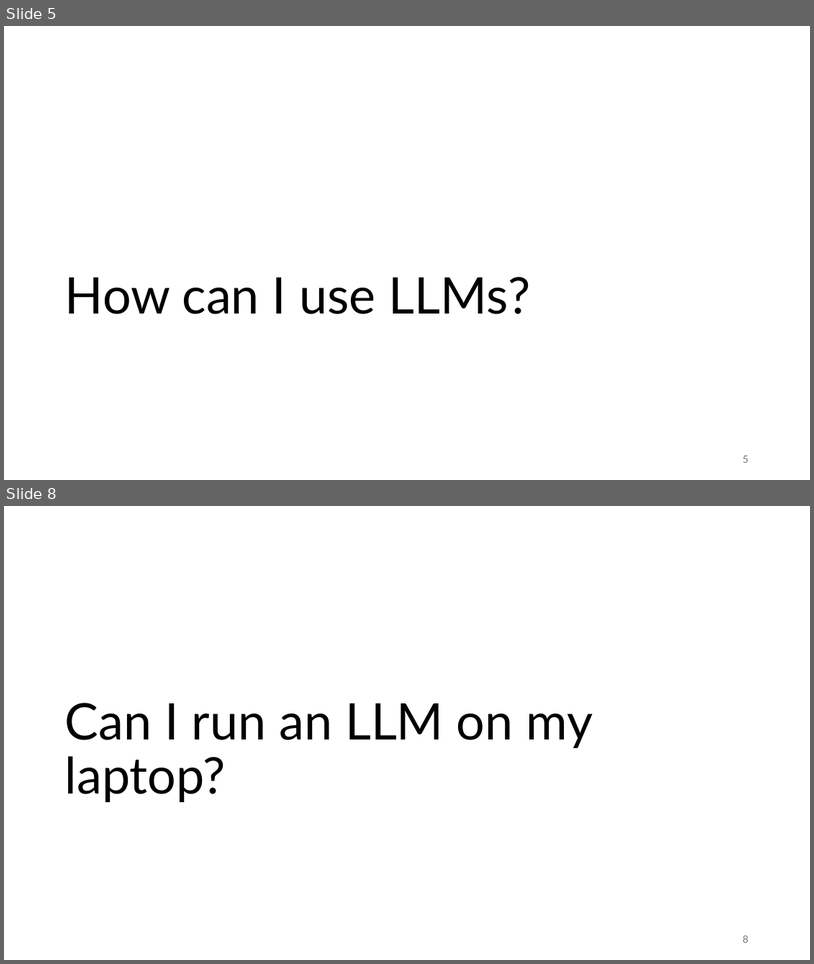
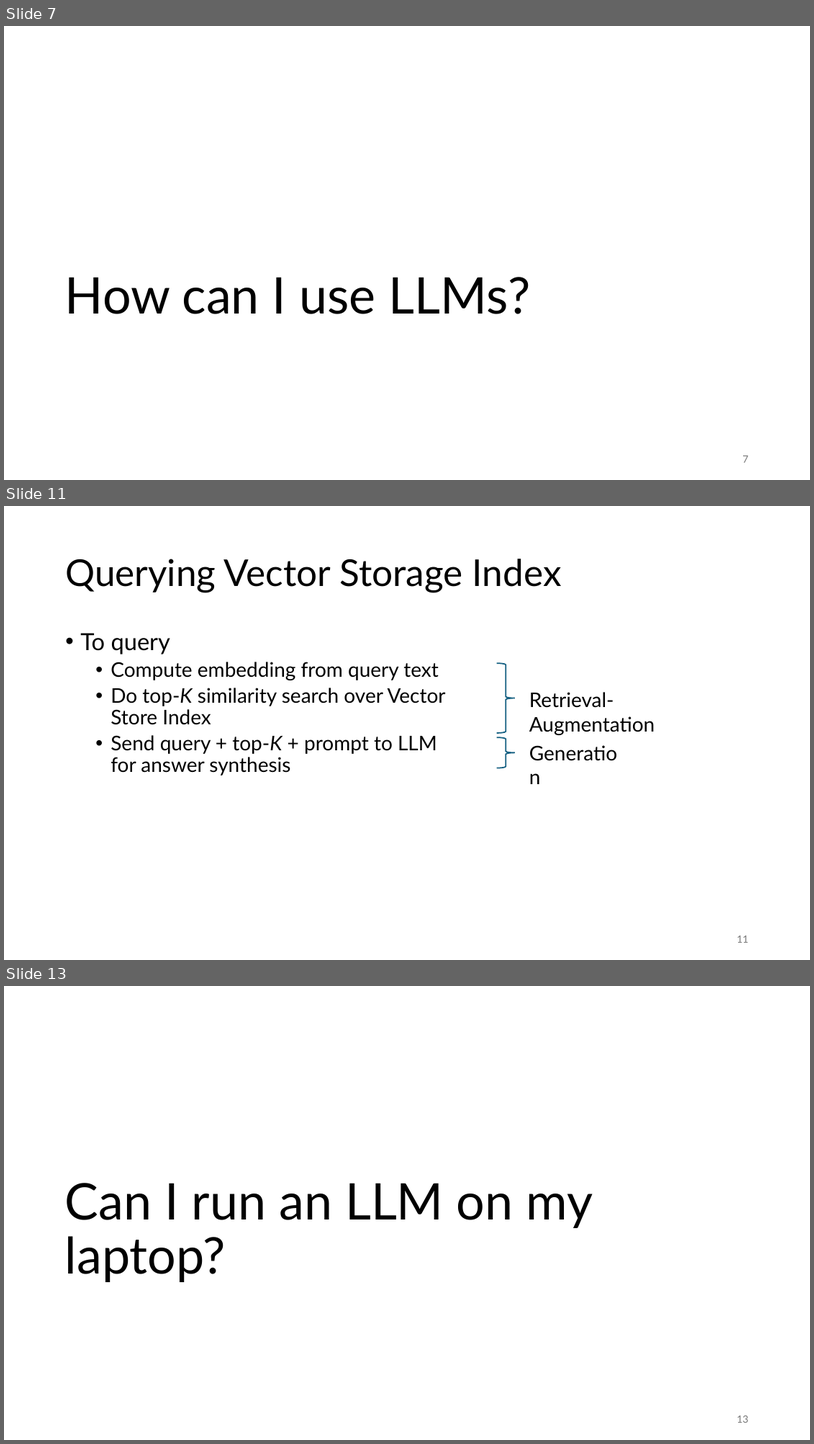
Before and after one commit to gjbex/Deploying-LLMs-locally, a slide deck: local_LLMs.pptx. Shown one above the other, each under a label of ours: slides 5 and 8 before the commit, slides 7, 11 and 13 after it; the slides between them are not shown. The pictures are 814x964 and 814x1444 pixels, drawn with LibreOffice and Linux fonts; fonts in the diff are those of the drawing. Boxes give left, top, right and bottom in pixels: in the first picture for what was removed or moved away, otherwise in the second. Text is boxed around its words. In the diff, an @@ line names an element or a change of style, - is before the commit and + after.

```diff
--- a/local_LLMs.pptx
+++ b/local_LLMs.pptx
@@ slide 11 added at [4,506,810,960], background #FFFFFF @@
@@ title added at [65,559,562,592], 44 pt, text #000000 @@
+Querying Vector Storage Index
@@ text added at [80,633,446,775], 24 pt, text #000000 @@
+• To query
+  • Compute embedding from query text
+  • Do top-K similarity search over Vector Store Index
+  • Send query + top-K + prompt to LLM for answer synthesis
@@ right brace added at [497,663,515,733], outline #156082 1.5 pt @@
@@ text added at [530,692,656,735], 24 pt, text #000000 @@
+Retrieval-Augmentation
@@ right brace added at [497,737,515,767], outline #156082 1.5 pt @@
@@ text added at [524,737,634,767], 24 pt, text #000000 @@
+Generation
@@ page number added at [737,935,748,942], 12 pt, text #797979 @@
+11
@@ what was slide 5 is now slide 7 @@
@@ page number at [743,455,748,462]: text changed @@
-5
+7
@@ what was slide 8 is now slide 13 @@
@@ page number at [737,1415,748,1422]: text changed @@
-8
+13
```
Also in this commit, not shown: 2 slides changed, 7 other slides added, 1 slide removed.
